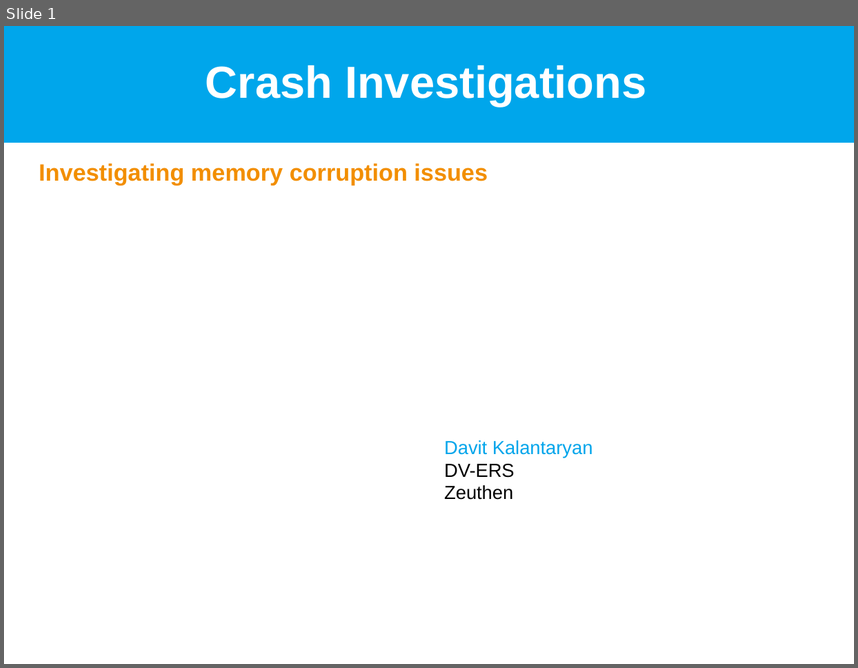
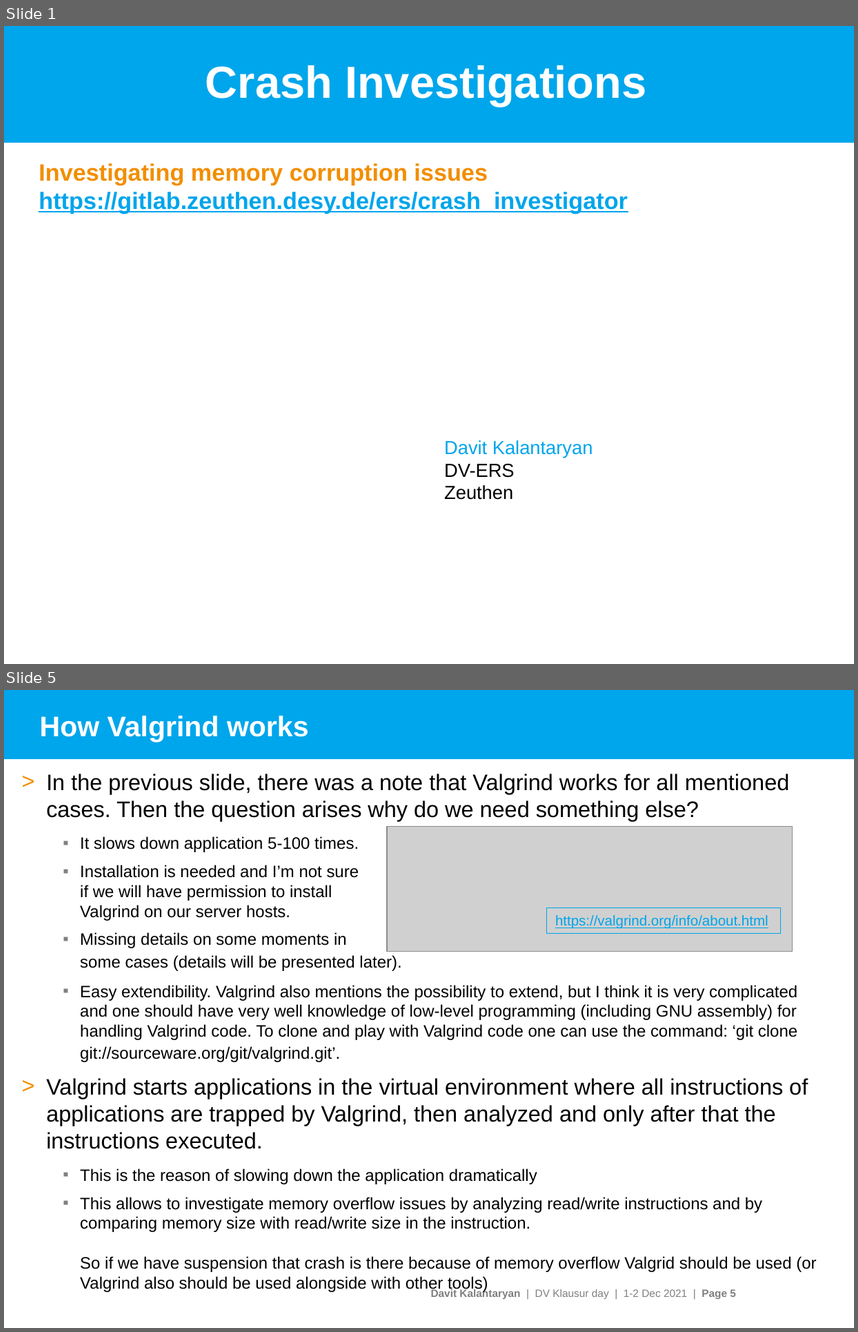
Before and after one commit to davitkalantaryan/old-crash_investigator, a slide deck: docs/crash_investigations.pptx. Shown one above the other, each under a label of ours: slide 1 before the commit, slides 1 and 5 after it; the slides between them are not shown. The pictures are 858x668 and 858x1332 pixels, drawn with LibreOffice and Linux fonts; fonts in the diff are those of the drawing; grey boxes stand for pictures; background and template pictures are left out. Boxes give left, top, right and bottom in pixels: in the first picture for what was removed or moved away, otherwise in the second. Text is boxed around its words. In the diff, an @@ line names an element or a change of style, - is before the commit and + after.

```diff
--- a/docs/crash_investigations.pptx
+++ b/docs/crash_investigations.pptx
@@ slide 5 added at bbox=[4, 690, 854, 1328], background #FFFFFF @@
@@ rectangle added at bbox=[4, 690, 854, 759], fill #00A6EB @@
@@ title added at bbox=[40, 716, 309, 742], 24 pt, text #FFFFFF, bold @@
+How Valgrind works
@@ text added at bbox=[46, 773, 816, 1292], 14 pt, text #000000 @@
+> In the previous slide, there was a note that Valgrind works for all mentioned cases. Then the question arises why do we need something else?
+  ▪ It slows down application 5-100 times.
+  ▪ Installation is needed and I’m not sure
+    if we will have permission to install
+    Valgrind on our server hosts.
+  ▪ Missing details on some moments in
+    some cases (details will be presented later).
+  ▪ Easy extendibility. Valgrind also mentions the possibility to extend, but I think it is very complicated and one should have very well knowledge of low-level programming (including GNU assembly) for handling Valgrind code. To clone and play with Valgrind code one can use the command: ‘git clone git://sourceware.org/git/valgrind.git’.
+> Valgrind starts applications in the virtual environment where all instructions of applications are trapped by Valgrind, then analyzed and only after that the instructions executed.
+  ▪ This is the reason of slowing down the application dramatically
+  ▪ This allows to investigate memory overflow issues by analyzing read/write instructions and by comparing memory size with read/write size in the instruction.
+    So if we have suspension that crash is there because of memory overflow Valgrid should be used (or Valgrind also should be used alongside with other tools)
@@ picture added at bbox=[386, 826, 792, 951] @@
@@ rectangle added at bbox=[547, 907, 781, 933], outline #00A5EB 0.75 pt, 12 pt, text #00A5EB, underline @@
+https://valgrind.org/info/about.html
@@ text added at bbox=[431, 1288, 736, 1299], 9 pt, text #808080 @@
+Davit Kalantaryan | DV Klausur day | 1-2 Dec 2021 | Page 5
@@ slide 1 changed as well @@
@@ subtitle at bbox=[38, 163, 628, 213]: text changed; text colour #F28E00 to #00A5EB @@
-Investigating memory corruption issues
+Investigating memory corruption issues
+https://gitlab.zeuthen.desy.de/ers/crash_investigator
```
Also in this commit, not shown: 1 other slide changed, 2 other slides added, 7 slides removed.
